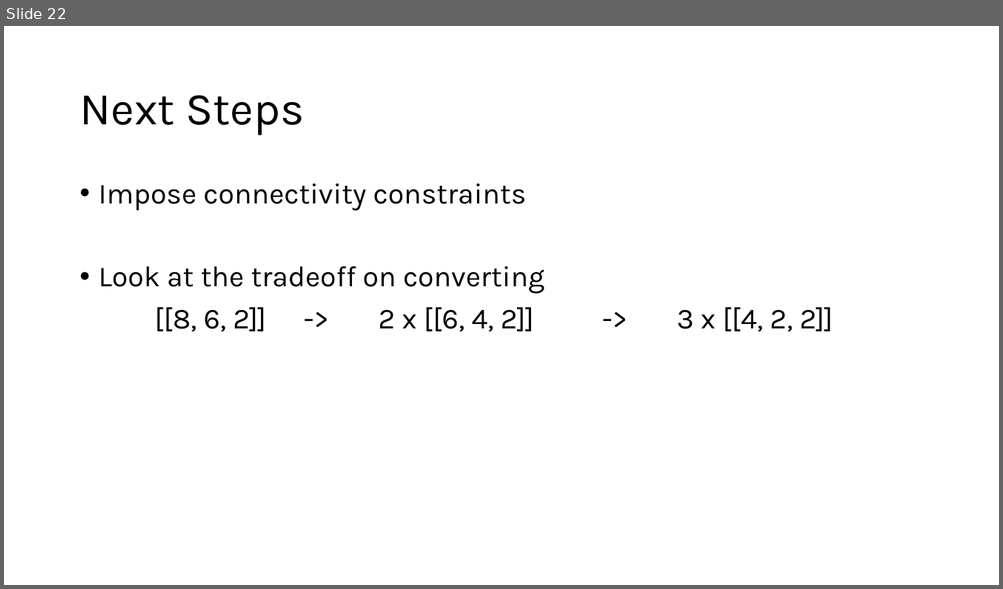
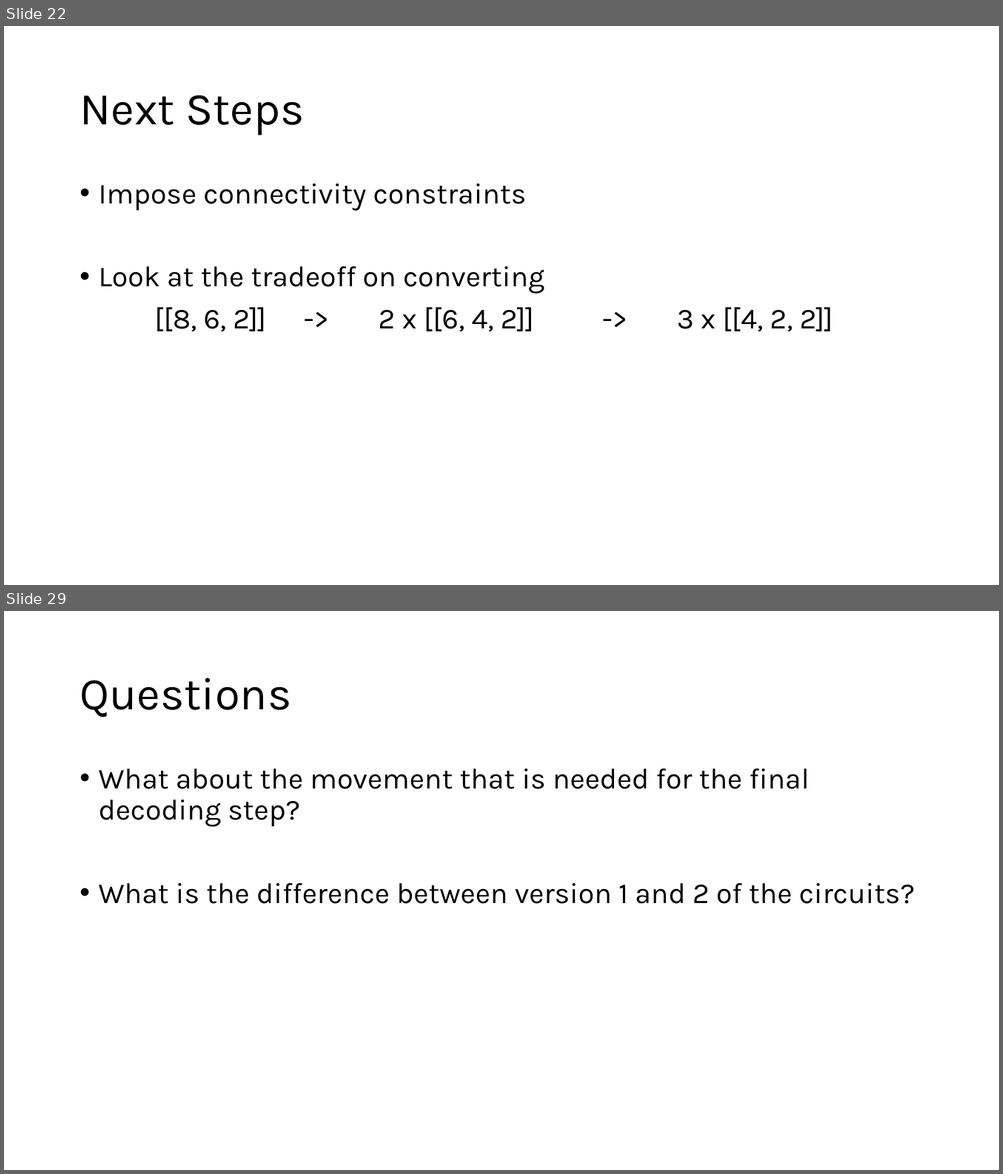
Before and after one commit to Baker-Group-UT/iceberg-compiler, a slide deck: direction.pptx. Shown one above the other, each under a label of ours: slide 22 before the commit, slides 22 and 29 after it; the slides between them are not shown. The pictures are 1003x589 and 1003x1174 pixels, drawn with LibreOffice and Linux fonts; fonts in the diff are those of the drawing. Boxes give left, top, right and bottom in pixels: in the first picture for what was removed or moved away, otherwise in the second. Text is boxed around its words. In the diff, an @@ line names an element or a change of style, - is before the commit and + after.

Commit message:
Added IcebergGrid class, improved class structure; additionally some simulations of Hadamard test circuit (#4)
* Added CZ, S, decode, measure to iceberg

formatted random_circuit_gen; fixed environ import in generalized_shor

* Moved random_circuit_gen to circuits; added code to compare resilience of iceberg vs physical compilation

* improved random_circuit_gen script

* Added IcebergGrid class and improved inheritance structure

* Ran initial Hadamard test experiments

* Cleaned up generalized_shor.py

```diff
--- a/direction.pptx
+++ b/direction.pptx
@@ slide 29 added at (x1=4, y1=611, x2=999, y2=1170), background #FFFFFF @@
@@ title added at (x1=79, y1=678, x2=291, y2=718), 44 pt, text #000000 @@
+Questions
@@ text added at (x1=99, y1=769, x2=914, y2=904), 28 pt, text #000000 @@
+• What about the movement that is needed for the final decoding step?
+• What is the difference between version 1 and 2 of the circuits?
```
Also in this commit, not shown: 6 other slides added, 4 other files.
